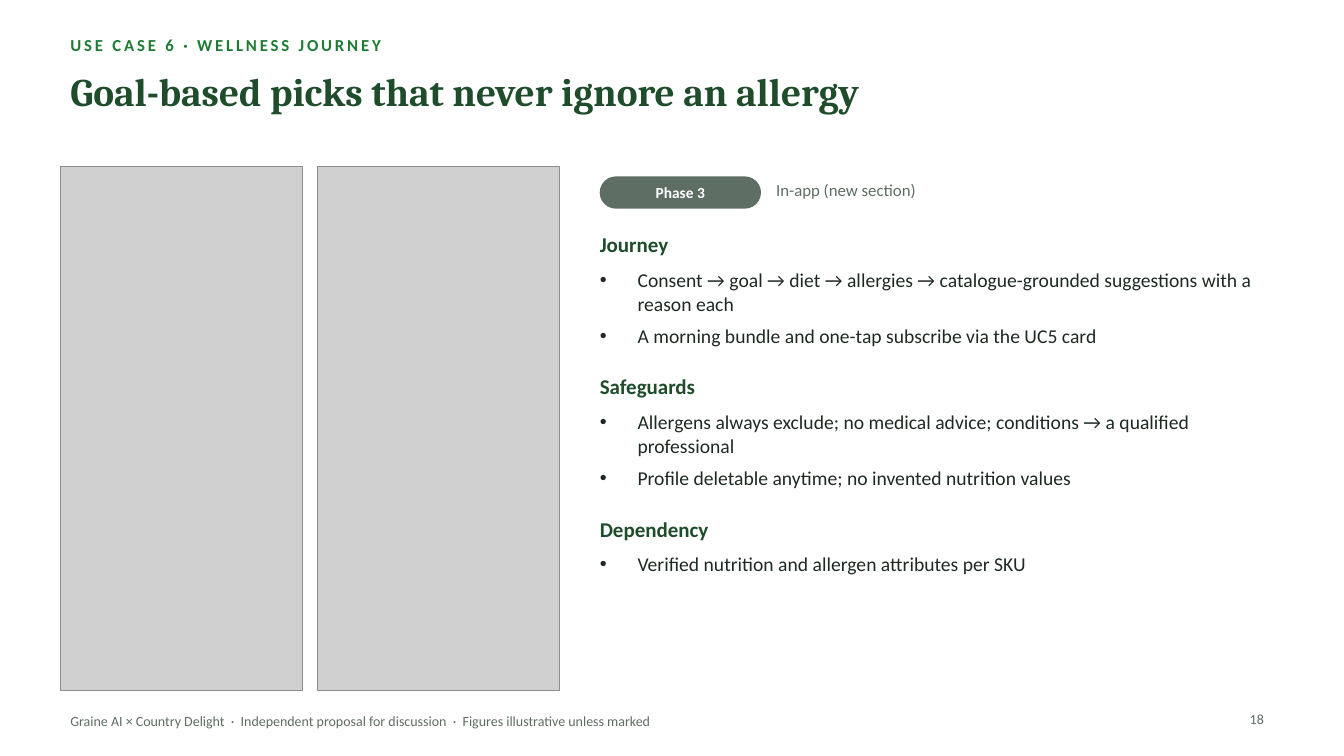
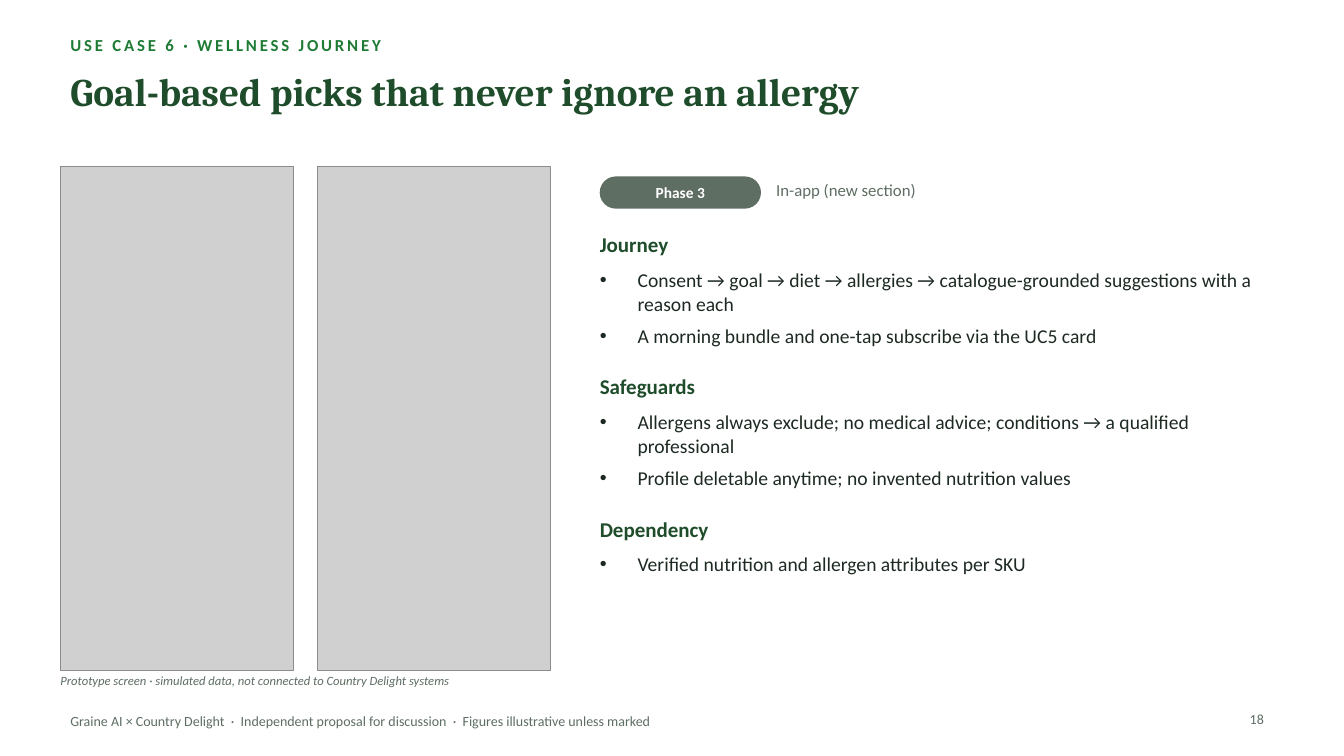
Before and after one commit to radishna07-ats/Country-Delight-Prototype, a slide deck: slide 18 of 07_Sales_Enablement/CountryDelight_Sales_Deck.pptx. Drawn at 1344x756 pixels with LibreOffice and Linux fonts; fonts in the diff are those of the drawing; grey boxes stand for pictures. Boxes give left, top, right and bottom in pixels: in the first picture for what was removed or moved away, otherwise in the second. Text is boxed around its words. In the diff, an @@ line names an element or a change of style, - is before the commit and + after.

```diff
--- a/07_Sales_Enablement/CountryDelight_Sales_Deck.pptx
+++ b/07_Sales_Enablement/CountryDelight_Sales_Deck.pptx
@@ picture: place and size @@
-picture at box(60, 166, 302, 691)
+picture at box(60, 166, 293, 670)
@@ picture: place and size @@
-picture at box(318, 166, 560, 691)
+picture at box(318, 166, 551, 670)
@@ text added at box(60, 676, 449, 687), 9 pt, text #5E6E63, italic @@
+Prototype screen · simulated data, not connected to Country Delight systems
```
Also in this commit, not shown: 7 other slides changed, 11 other files.
